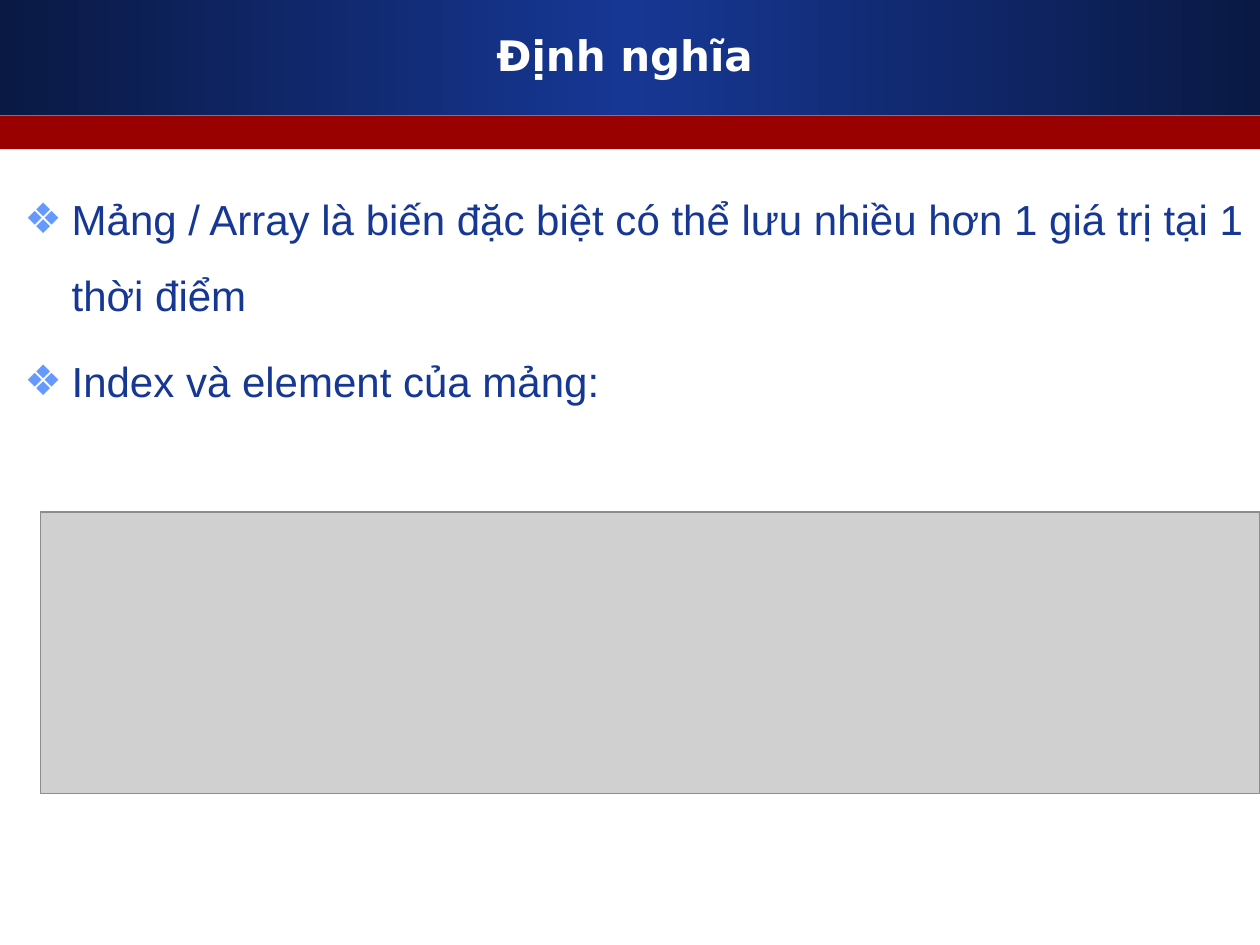
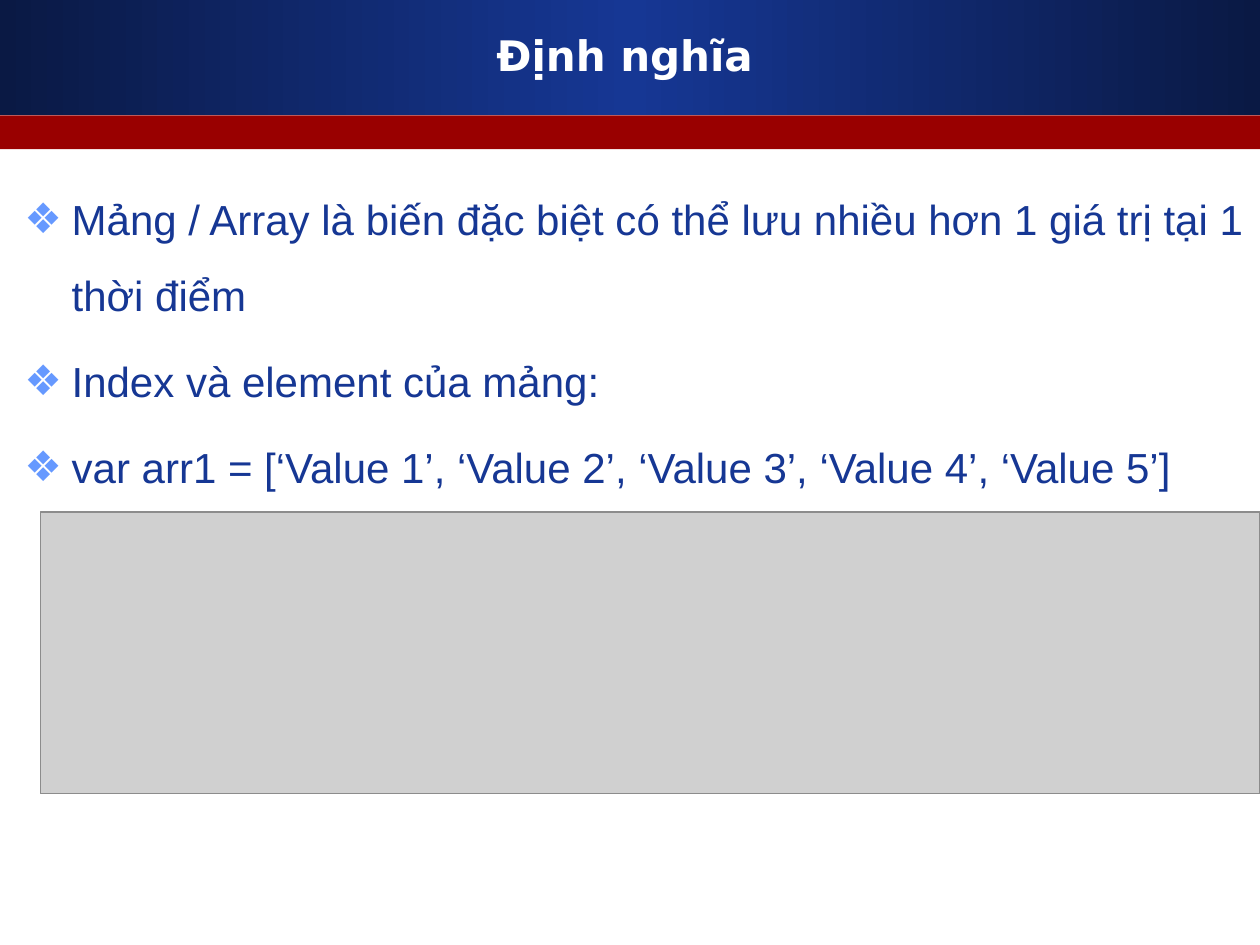
Before and after one commit to nguyenvietmanhit/PHP0921E2_SKDA, a slide deck: slide 3 of Day06_CD2_Javascript_Array_Object/Slide_bai_giang/1_Array.ppt. Drawn at 1260x945 pixels with LibreOffice and Linux fonts; fonts in the diff are those of the drawing; grey boxes stand for pictures. Boxes give left, top, right and bottom in pixels: in the first picture for what was removed or moved away, otherwise in the second. Text is boxed around its words. In the diff, an @@ line names an element or a change of style, - is before the commit and + after.

```diff
--- a/Day06_CD2_Javascript_Array_Object/Slide_bai_giang/1_Array.ppt
+++ b/Day06_CD2_Javascript_Array_Object/Slide_bai_giang/1_Array.ppt
@@ text at bbox=[72, 452, 1170, 491]: paragraph added @@
+❖ var arr1 = [‘Value 1’, ‘Value 2’, ‘Value 3’, ‘Value 4’, ‘Value 5’]
```
Also in this commit, not shown: 4 other files.
